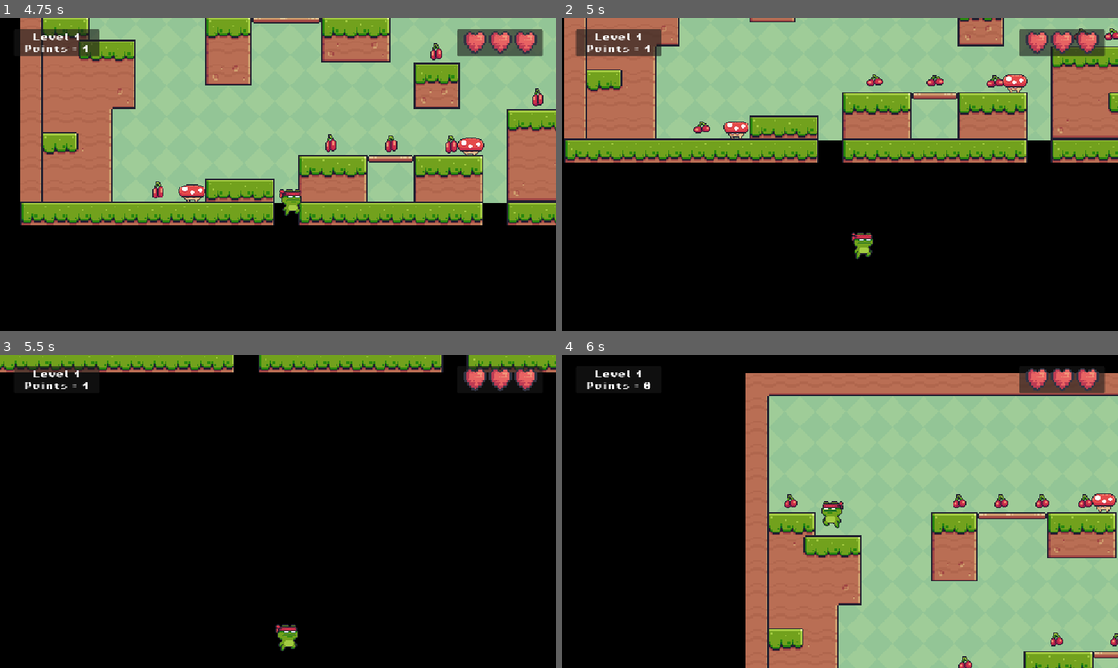
Above: before the commit, frames 1-4 (two rows, left to right).
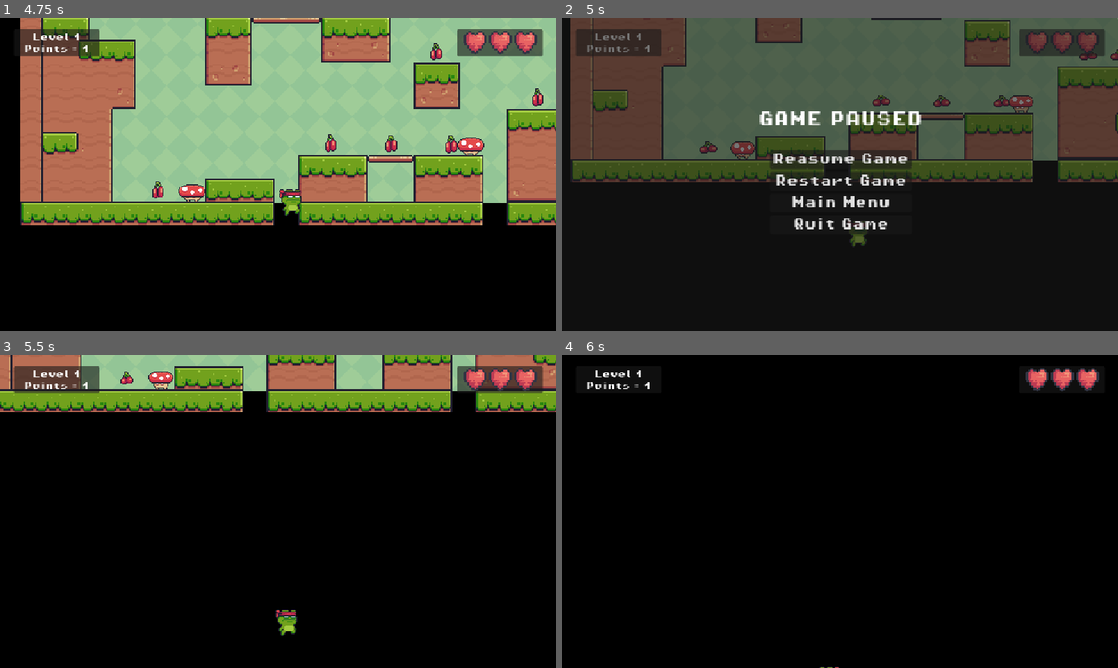
Above: after the commit, the same moments.

Repository: ardiantohendy/godot-the-real-ninja
Game: Godot game, scene res://scenes/main_menu.tscn
Two runs of this game, one before a commit and one after it. Both use one fixed random seed, a clock stepped at 60 frames per second and the inputs below.
Inputs (mouse positions are in pixels of both pictures, inside the frame that each line leads up to):
- Up to frame 1 (4.75 s): click "Play Game" at 0.5 s; hold Right (right) 1.28-2.78 s; tap Up (jump) at 1.52, 2.27, 3.77, 4.52 s; hold Left (left) 2.78-3.53 s; hold Right (right) from 3.53 s (still down)
- Up to frame 2 (5 s): keep holding Right (right); tap Escape (pause, bound only after the commit) at 4.9 s
- Up to frame 3 (5.5 s): release Right (right) at 5 s; click (278, 495) at 5 s, where only the run after the commit has a clickable "Reasume Game"
- Up to frame 4 (6 s): hold Left (left) from 5.78 s (still down)

Frame 1 is identical in both runs. In frame 2, 52% of the frame differs, in the area x 0-100%, y 0-78%; in frame 3, 16%; in frame 4, 63%, in the area x 14-100%, y 5-100%.

Commit message:
adding pause menu

Diff:
--- a/project.godot
+++ b/project.godot
@@ -40,6 +40,11 @@
 "events": [Object(InputEventKey,"resource_local_to_scene":false,"resource_name":"","device":0,"window_id":0,"alt_presse …(194 unchanged characters)…
 ]
 }
+pause={
+"deadzone": 0.2,
+"events": [Object(InputEventKey,"resource_local_to_scene":false,"resource_name":"","device":0,"window_id":0,"alt_pressed":false,"shift_pressed":false,"ctrl_pressed":false,"meta_pressed":false,"pressed":false,"keycode":0,"physical_keycode":4194305,"key_label":0,"unicode":0,"location":0,"echo":false,"script":null)
+]
+}
 
 [physics]
 
--- a/scenes/Level1.tscn
+++ b/scenes/Level1.tscn
@@ -11,6 +11,7 @@
 [ext_resource type="FontFile" uid="uid://baw3wsso6ynu4" path="res://assets/fonts/PixelOperator8-Bold.ttf" id="7_o6xl0"]
 [ext_resource type="PackedScene" uid="uid://baukqmwr8y35w" path="res://scenes/killzone.tscn" id="8_4dyl1"]
 [ext_resource type="Texture2D" uid="uid://dqv5wj8s0yx7t" path="res://assets/heart/1.png" id="9_n34uq"]
+[ext_resource type="Script" uid="uid://bdvlkec2mcbjs" path="res://scripts/pause.gd" id="12_jxjwb"]
 
 [sub_resource type="TileSetAtlasSource" id="TileSetAtlasSource_jyhfs"]
 texture = ExtResource("2_sugp2")
@@ -467,3 +468,79 @@
 layout_mode = 2
 texture = ExtResource("9_n34uq")
 expand_mode = 2
+
+[node name="Pause" type="Node" parent="UI"]
+script = ExtResource("12_jxjwb")
+
+[node name="PausePanel" type="Panel" parent="UI/Pause"]
+visible = false
+anchors_preset = 15
+anchor_right = 1.0
+anchor_bottom = 1.0
+grow_horizontal = 2
+grow_vertical = 2
+
+[node name="Label" type="Label" parent="UI/Pause/PausePanel"]
+texture_filter = 1
+layout_mode = 1
+anchors_preset = 5
+anchor_left = 0.5
+anchor_right = 0.5
+offset_left = -170.0
+offset_top = 193.0
+offset_bottom = 209.0
+grow_horizontal = 2
+scale = Vector2(2, 2)
+theme_override_fonts/font = ExtResource("7_o6xl0")
+text = "GAME PAUSED"
+horizontal_alignment = 1
+vertical_alignment = 1
+
+[node name="VBoxContainer" type="VBoxContainer" parent="UI/Pause/PausePanel"]
+layout_mode = 1
+anchors_preset = 8
+anchor_left = 0.5
+anchor_top = 0.5
+anchor_right = 0.5
+anchor_bottom = 0.5
+offset_left = -146.0
+offset_top = -81.0
+offset_right = 50.0
+offset_bottom = 75.0
+grow_horizontal = 2
+grow_vertical = 2
+scale = Vector2(1.5, 1.5)
+alignment = 1
+
+[node name="Resume_Button" type="Button" parent="UI/Pause/PausePanel/VBoxContainer"]
+process_mode = 3
+texture_filter = 1
+layout_mode = 2
+theme_override_fonts/font = ExtResource("7_o6xl0")
+text = "Reasume Game"
+
+[node name="Restart_Button" type="Button" parent="UI/Pause/PausePanel/VBoxContainer"]
+process_mode = 3
+texture_filter = 1
+layout_mode = 2
+theme_override_fonts/font = ExtResource("7_o6xl0")
+text = "Restart Game"
+
+[node name="Menu_Button" type="Button" parent="UI/Pause/PausePanel/VBoxContainer"]
+process_mode = 3
+texture_filter = 1
+layout_mode = 2
+theme_override_fonts/font = ExtResource("7_o6xl0")
+text = "Main Menu"
+
+[node name="Quit_Button" type="Button" parent="UI/Pause/PausePanel/VBoxContainer"]
+process_mode = 3
+texture_filter = 1
+layout_mode = 2
+theme_override_fonts/font = ExtResource("7_o6xl0")
+text = "Quit Game"
+
+[connection signal="pressed" from="UI/Pause/PausePanel/VBoxContainer/Resume_Button" to="UI/Pause" method="_on_resume_button_pressed"]
+[connection signal="pressed" from="UI/Pause/PausePanel/VBoxContainer/Restart_Button" to="UI/Pause" method="_on_restart_button_pressed"]
+[connection signal="pressed" from="UI/Pause/PausePanel/VBoxContainer/Menu_Button" to="UI/Pause" method="_on_menu_button_pressed"]
+[connection signal="pressed" from="UI/Pause/PausePanel/VBoxContainer/Quit_Button" to="UI/Pause" method="_on_quit_button_pressed"]
--- a/scenes/Level2.tscn
+++ b/scenes/Level2.tscn
@@ -12,6 +12,7 @@
 [ext_resource type="PackedScene" uid="uid://baukqmwr8y35w" path="res://scenes/killzone.tscn" id="9_0jmjk"]
 [ext_resource type="Texture2D" uid="uid://bgqswglbv10ut" path="res://assets/Traps/Saw/Chain.png" id="10_v8268"]
 [ext_resource type="Texture2D" uid="uid://dqv5wj8s0yx7t" path="res://assets/heart/1.png" id="12_3aekd"]
+[ext_resource type="Script" uid="uid://bdvlkec2mcbjs" path="res://scripts/pause.gd" id="13_khw7m"]
 
 [sub_resource type="TileSetAtlasSource" id="TileSetAtlasSource_jyhfs"]
 texture = ExtResource("2_xpq2v")
@@ -1069,3 +1070,79 @@
 layout_mode = 2
 texture = ExtResource("12_3aekd")
 expand_mode = 2
+
+[node name="Pause" type="Node" parent="UI"]
+script = ExtResource("13_khw7m")
+
+[node name="PausePanel" type="Panel" parent="UI/Pause"]
+visible = false
+anchors_preset = 15
+anchor_right = 1.0
+anchor_bottom = 1.0
+grow_horizontal = 2
+grow_vertical = 2
+
+[node name="Label" type="Label" parent="UI/Pause/PausePanel"]
+texture_filter = 1
+layout_mode = 1
+anchors_preset = 5
+anchor_left = 0.5
+anchor_right = 0.5
+offset_left = -170.0
+offset_top = 193.0
+offset_bottom = 209.0
+grow_horizontal = 2
+scale = Vector2(2, 2)
+theme_override_fonts/font = ExtResource("7_khw7m")
+text = "GAME PAUSED"
+horizontal_alignment = 1
+vertical_alignment = 1
+
+[node name="VBoxContainer" type="VBoxContainer" parent="UI/Pause/PausePanel"]
+layout_mode = 1
+anchors_preset = 8
+anchor_left = 0.5
+anchor_top = 0.5
+anchor_right = 0.5
+anchor_bottom = 0.5
+offset_left = -146.0
+offset_top = -81.0
+offset_right = 50.0
+offset_bottom = 75.0
+grow_horizontal = 2
+grow_vertical = 2
+scale = Vector2(1.5, 1.5)
+alignment = 1
+
+[node name="Resume_Button" type="Button" parent="UI/Pause/PausePanel/VBoxContainer"]
+process_mode = 3
+texture_filter = 1
+layout_mode = 2
+theme_override_fonts/font = ExtResource("7_khw7m")
+text = "Reasume Game"
+
+[node name="Restart_Button" type="Button" parent="UI/Pause/PausePanel/VBoxContainer"]
+process_mode = 3
+texture_filter = 1
+layout_mode = 2
+theme_override_fonts/font = ExtResource("7_khw7m")
+text = "Restart Game"
+
+[node name="Menu_Button" type="Button" parent="UI/Pause/PausePanel/VBoxContainer"]
+process_mode = 3
+texture_filter = 1
+layout_mode = 2
+theme_override_fonts/font = ExtResource("7_khw7m")
+text = "Main Menu"
+
+[node name="Quit_Button" type="Button" parent="UI/Pause/PausePanel/VBoxContainer"]
+process_mode = 3
+texture_filter = 1
+layout_mode = 2
+theme_override_fonts/font = ExtResource("7_khw7m")
+text = "Quit Game"
+
+[connection signal="pressed" from="UI/Pause/PausePanel/VBoxContainer/Resume_Button" to="UI/Pause" method="_on_resume_button_pressed"]
+[connection signal="pressed" from="UI/Pause/PausePanel/VBoxContainer/Restart_Button" to="UI/Pause" method="_on_restart_button_pressed"]
+[connection signal="pressed" from="UI/Pause/PausePanel/VBoxContainer/Menu_Button" to="UI/Pause" method="_on_menu_button_pressed"]
+[connection signal="pressed" from="UI/Pause/PausePanel/VBoxContainer/Quit_Button" to="UI/Pause" method="_on_quit_button_pressed"]
--- /dev/null
+++ b/scripts/pause.gd
@@ -0,0 +1,35 @@
+extends Node
+
+@onready var pause_panel: Panel = $PausePanel
+
+# Called when the node enters the scene tree for the first time.
+func _ready() -> void:
+	pass # Replace with function body.
+
+
+# Called every frame. 'delta' is the elapsed time since the previous frame.
+func _process(delta: float) -> void:
+	var esc_pressed = Input.is_action_just_pressed("pause")
+	if esc_pressed == true:
+		get_tree().paused = true
+		pause_panel.show()
+
+
+func _on_resume_button_pressed() -> void:
+	get_tree().paused = false
+	pause_panel.hide()
+	print("PRESSED")
+
+
+func _on_restart_button_pressed() -> void:
+	get_tree().paused = false
+	get_tree().reload_current_scene()
+
+
+func _on_menu_button_pressed() -> void:
+	get_tree().paused = false
+	get_tree().change_scene_to_file("res://scenes/main_menu.tscn")
+
+
+func _on_quit_button_pressed() -> void:
+	get_tree().quit()
Not shown: 1 places in scenes/Level1.tscn that only renumber resources
Not shown: 1 places in scenes/Level2.tscn that only renumber resources
Not shown, added: scripts/pause.gd.uid
